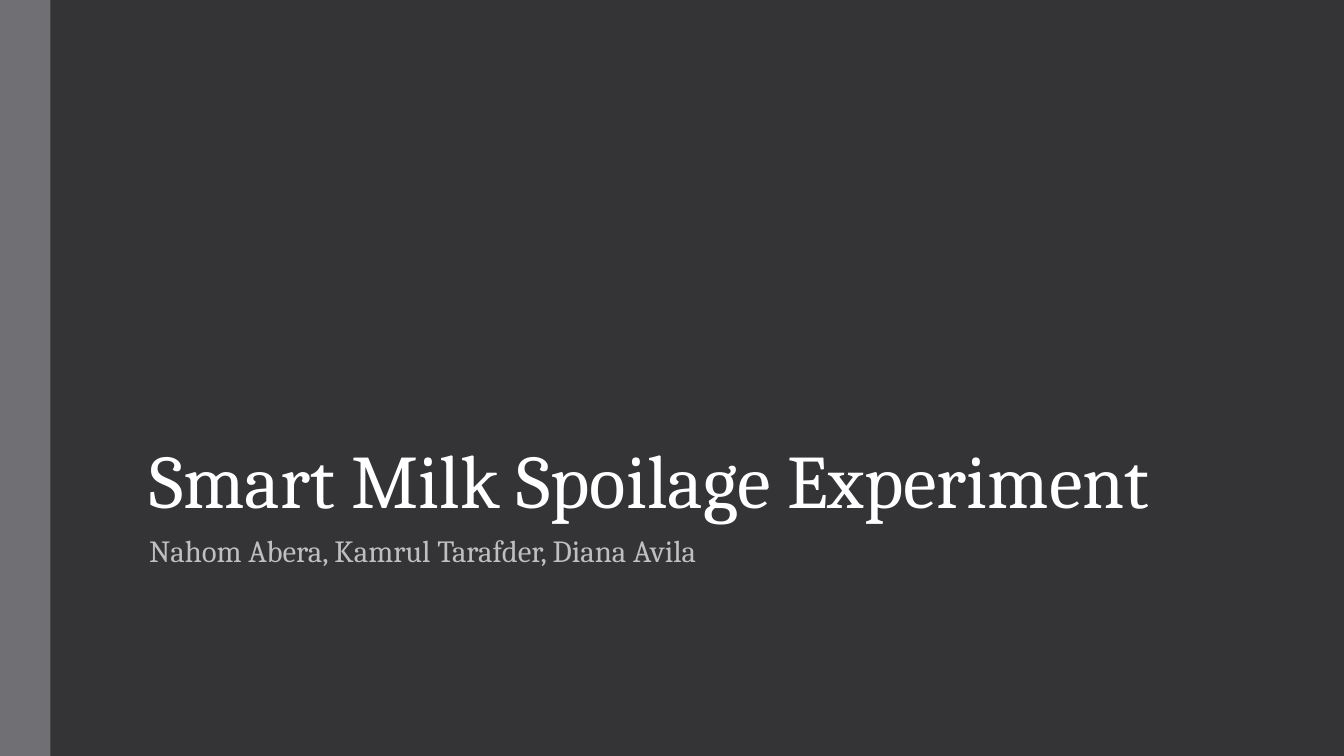
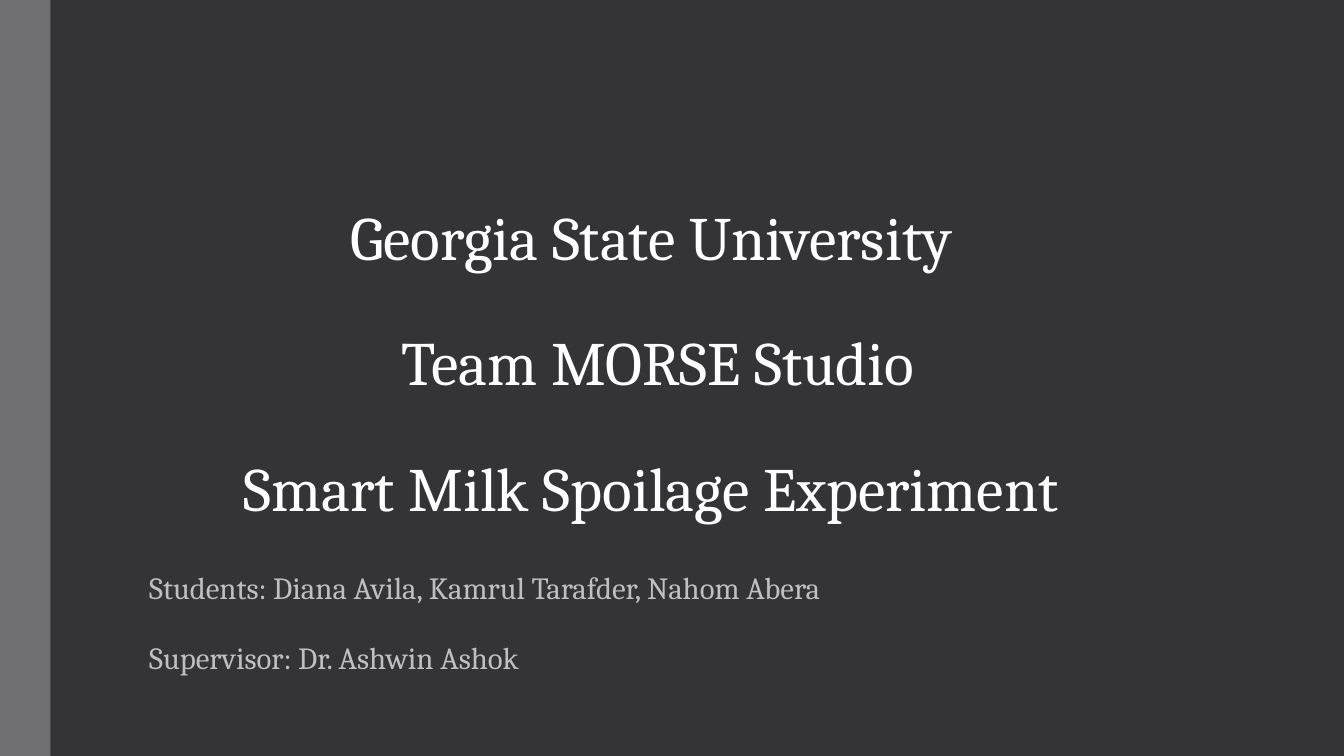
Before and after one commit to NahomAbera/Smart-Milk-Spoilage-Detection-Experiment-Data-Analysis, a slide deck: slide 1 of Project Presentation/Project Presentation.pptx. Drawn at 1344x756 pixels with LibreOffice and Linux fonts; fonts in the diff are those of the drawing. Boxes give left, top, right and bottom in pixels: in the first picture for what was removed or moved away, otherwise in the second. Text is boxed around its words. In the diff, an @@ line names an element or a change of style, - is before the commit and + after.

```diff
--- a/Project Presentation/Project Presentation.pptx
+++ b/Project Presentation/Project Presentation.pptx
@@ title at (244,218,1058,525): text changed; size 54 to 44 pt @@
-Smart Milk Spoilage Experiment
+Georgia State University
+Team MORSE Studio
+Smart Milk Spoilage Experiment
@@ subtitle at (149,577,820,676): text changed @@
-Nahom Abera, Kamrul Tarafder, Diana Avila
+Students: Diana Avila, Kamrul Tarafder, Nahom Abera
+Supervisor: Dr. Ashwin Ashok
```
Also in this commit, not shown: 7 other slides changed, 3 slides added, 1 slide removed.
